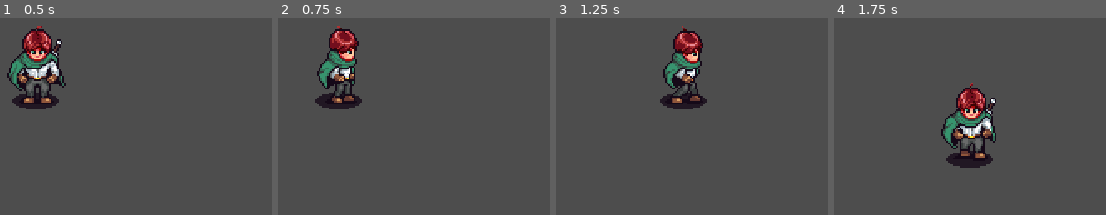
Above: before the commit, frames 1-4 (left to right).
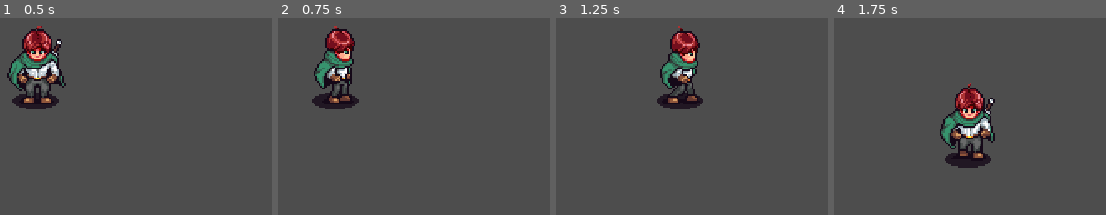
Above: after the commit, the same moments.

Repository: robgriffin247/michael_games_tutorial
Game: Godot game, scene res://playground.tscn
Two runs of this game, one before a commit and one after it. Both use one fixed random seed, a clock stepped at 60 frames per second and the inputs below.
Inputs:
- Up to frame 1 (0.5 s): no input
- Up to frame 2 (0.75 s): tap Enter at 0.5 s; hold Right (right) from 0.53 s (still down)
- Up to frame 3 (1.25 s): keep holding Right (right)
- Up to frame 4 (1.75 s): release Right (right) at 1.28 s; hold Down (down) from 1.28 s (still down)

Frame 1 is identical in both runs. In frame 2, 3.4% of the frame differs, in the area x 12-31%, y 4-47%; in frame 3, 3.3%; in frame 4, 3.7%, in the area x 38-60%, y 32-77%.

Commit message:
part 3 - player state machine for walk and idle added

Diff:
--- a/player/scenes/player.tscn
+++ b/player/scenes/player.tscn
@@ -1,10 +1,28 @@
-[gd_scene load_steps=12 format=3 uid="uid://b61fsyov1dmnu"]
+[gd_scene load_steps=15 format=3 uid="uid://b61fsyov1dmnu"]
 
 [ext_resource type="Script" path="res://player/scripts/player.gd" id="1_c34kv"]
 [ext_resource type="Texture2D" uid="uid://yadoa2shmlrx" path="res://player/sprites/ExamplePlayerSprite.png" id="1_n2tm2"]
+[ext_resource type="Script" path="res://player/scripts/player_state_machine.gd" id="3_2opom"]
+[ext_resource type="Script" path="res://player/scripts/state_idle.gd" id="4_7ab88"]
+[ext_resource type="Script" path="res://player/scripts/state_walk.gd" id="5_i1400"]
 
 [sub_resource type="CapsuleShape2D" id="CapsuleShape2D_3rdca"]
 height = 38.0
+
+[sub_resource type="Animation" id="Animation_oenpa"]
+length = 0.001
+tracks/0/type = "value"
+tracks/0/imported = false
+tracks/0/enabled = true
+tracks/0/path = NodePath("Sprite2D:frame")
+tracks/0/interp = 1
+tracks/0/loop_wrap = true
+tracks/0/keys = {
+"times": PackedFloat32Array(0),
+"transitions": PackedFloat32Array(1),
+"update": 1,
+"values": [0]
+}
 
 [sub_resource type="Animation" id="Animation_l6q1t"]
 resource_name = "idle_down"
@@ -23,8 +41,10 @@
 "values": [0, 1, 2]
 }
 
-[sub_resource type="Animation" id="Animation_oenpa"]
-length = 0.001
+[sub_resource type="Animation" id="Animation_a1yrf"]
+resource_name = "idle_side"
+length = 0.4
+loop_mode = 2
 tracks/0/type = "value"
 tracks/0/imported = false
 tracks/0/enabled = true
@@ -32,10 +52,10 @@
 tracks/0/interp = 1
 tracks/0/loop_wrap = true
 tracks/0/keys = {
-"times": PackedFloat32Array(0),
-"transitions": PackedFloat32Array(1),
+"times": PackedFloat32Array(0, 0.2, 0.4),
+"transitions": PackedFloat32Array(1, 1, 1),
 "update": 1,
-"values": [0]
+"values": [14, 15, 16]
 }
 
 [sub_resource type="Animation" id="Animation_a30mb"]
@@ -55,23 +75,6 @@
 "values": [7, 8, 9]
 }
 
-[sub_resource type="Animation" id="Animation_a1yrf"]
-resource_name = "idle_side"
-length = 0.4
-loop_mode = 2
-tracks/0/type = "value"
-tracks/0/imported = false
-tracks/0/enabled = true
-tracks/0/path = NodePath("Sprite2D:frame")
-tracks/0/interp = 1
-tracks/0/loop_wrap = true
-tracks/0/keys = {
-"times": PackedFloat32Array(0, 0.2, 0.4),
-"transitions": PackedFloat32Array(1, 1, 1),
-"update": 1,
-"values": [14, 15, 16]
-}
-
 [sub_resource type="Animation" id="Animation_hr6ul"]
 resource_name = "walk_down"
 length = 0.3
@@ -89,6 +92,23 @@
 "values": [3, 4, 5, 6]
 }
 
+[sub_resource type="Animation" id="Animation_et31c"]
+resource_name = "walk_side"
+length = 0.3
+loop_mode = 2
+tracks/0/type = "value"
+tracks/0/imported = false
+tracks/0/enabled = true
+tracks/0/path = NodePath("Sprite2D:frame")
+tracks/0/interp = 1
+tracks/0/loop_wrap = true
+tracks/0/keys = {
+"times": PackedFloat32Array(0, 0.1, 0.2, 0.3),
+"transitions": PackedFloat32Array(1, 1, 1, 1),
+"update": 1,
+"values": [17, 18, 19, 20]
+}
+
 [sub_resource type="Animation" id="Animation_mlfuc"]
 resource_name = "walk_up"
 length = 0.3
@@ -104,23 +124,6 @@
 "transitions": PackedFloat32Array(1, 1, 1, 1),
 "update": 1,
 "values": [10, 11, 12, 13]
-}
-
-[sub_resource type="Animation" id="Animation_et31c"]
-resource_name = "walk_side"
-length = 0.3
-loop_mode = 2
-tracks/0/type = "value"
-tracks/0/imported = false
-tracks/0/enabled = true
-tracks/0/path = NodePath("Sprite2D:frame")
-tracks/0/interp = 1
-tracks/0/loop_wrap = true
-tracks/0/keys = {
-"times": PackedFloat32Array(0, 0.1, 0.2, 0.3),
-"transitions": PackedFloat32Array(1, 1, 1, 1),
-"update": 1,
-"values": [17, 18, 19, 20]
 }
 
 [sub_resource type="AnimationLibrary" id="AnimationLibrary_qg7d3"]
@@ -151,3 +154,12 @@
 "": SubResource("AnimationLibrary_qg7d3")
 }
 autoplay = "idle_down"
+
+[node name="StateMachine" type="Node" parent="."]
+script = ExtResource("3_2opom")
+
+[node name="Idle" type="Node" parent="StateMachine"]
+script = ExtResource("4_7ab88")
+
+[node name="Walk" type="Node" parent="StateMachine"]
+script = ExtResource("5_i1400")
--- a/player/scripts/player.gd
+++ b/player/scripts/player.gd
@@ -2,27 +2,22 @@
 
 var cardinal_direction: Vector2 = Vector2.DOWN
 var direction: Vector2 = Vector2.ZERO
-var move_speed: float = 80.0
-var state: String = "idle"
 
 
 @onready var animation_player: AnimationPlayer = $AnimationPlayer
 @onready var sprite: Sprite2D = $Sprite2D
+@onready var state_machine: PlayerStateMachine = $StateMachine
 
 
 func _ready() -> void:
-	pass
+	state_machine.initialize(self)
 
 
 func _process(delta: float) -> void:
 
+	# Calculate direction
 	direction.x = Input.get_action_strength("right") - Input.get_action_strength("left")
 	direction.y = Input.get_action_strength("down") - Input.get_action_strength("up")
-
-	velocity = move_speed * direction.normalized()
-
-	if set_state() or set_direction():
-		update_animation()
 
 
 func _physics_process(delta: float) -> void:
@@ -50,16 +45,7 @@
 	return true
 
 
-func set_state() -> bool:
-	var new_state: String = "idle" if direction == Vector2.ZERO else "walk"
-	if new_state == state:
-		return false
-
-	state = new_state
-	return true
-
-
-func update_animation() -> void:
+func update_animation(state: String) -> void:
 	animation_player.play(state + "_" + animation_direction())
 
 
--- /dev/null
+++ b/player/scripts/player_state_machine.gd
@@ -0,0 +1,51 @@
+class_name PlayerStateMachine extends Node
+
+
+var states: Array[State]
+var previous_state: State
+var current_state: State
+
+func _ready() -> void:
+	process_mode = Node.PROCESS_MODE_DISABLED
+
+func _process(delta: float) -> void:
+	change_state(current_state.process(delta))
+
+
+func _physics_process(delta: float) -> void:
+	change_state(current_state.physics(delta))
+
+
+func _unhandled_input(event: InputEvent) -> void:
+	change_state(current_state.handle_input(event))
+
+
+func initialize( _player: Player ) -> void:
+	states = []
+
+	for child in get_children():
+		if child is State:
+			states.append(child)
+
+
+	if states.size() > 0:
+		states[0].player = _player
+		change_state( states[0] )
+		process_mode = Node.PROCESS_MODE_INHERIT
+
+
+# This function changes the state
+func change_state(new_state: State) -> void:
+
+	# If no new state passed into function
+	if new_state == null:
+		return
+
+	# If there is a new state, then we need to exit the current
+	if current_state: # Prevent error on first run
+		current_state.exit()
+
+	previous_state = current_state
+	current_state = new_state
+
+	current_state.enter()
--- /dev/null
+++ b/player/scripts/state.gd
@@ -0,0 +1,29 @@
+class_name State extends Node
+
+static var player: Player
+
+func _ready() -> void:
+	pass
+
+
+# What happens when player enters/exits this state
+func enter() -> void:
+	pass
+
+
+func exit() -> void:
+	pass
+
+
+# What ahappens with frames/ticks in this state
+func process( delta ) -> State:
+	return null
+
+
+func physics( delta ) -> State:
+	return null
+
+
+# What happens with inputs in this state
+func handle_input( delta ) -> State:
+	return null
--- /dev/null
+++ b/player/scripts/state_idle.gd
@@ -0,0 +1,30 @@
+class_name StateIdle extends State
+
+@onready var walk: StateWalk = $"../Walk"
+
+# What happens when player enters/exits this state
+func enter() -> void:
+	player.update_animation("idle")
+
+
+func exit() -> void:
+	pass
+
+
+# What ahappens with frames/ticks in this state
+func process( delta ) -> State:
+	if player.direction != Vector2.ZERO:
+		return walk
+
+	player.velocity = Vector2.ZERO
+	return null
+
+
+
+func physics( delta ) -> State:
+	return null
+
+
+# What happens with inputs in this state
+func handle_input( delta ) -> State:
+	return null
--- /dev/null
+++ b/player/scripts/state_walk.gd
@@ -0,0 +1,36 @@
+class_name StateWalk extends State
+
+@export var walk_speed: float = 80.0
+@onready var idle: State = $"../Idle"
+
+
+# What happens when player enters/exits this state
+func enter() -> void:
+	player.update_animation("walk")
+
+
+func exit() -> void:
+	pass
+
+
+# What ahappens with frames/ticks in this state
+func process( delta ) -> State:
+	if player.direction == Vector2.ZERO:
+		return idle
+
+	player.velocity = player.direction.normalized() * walk_speed
+
+	if player.set_direction():
+		player.update_animation("walk")
+
+	return null
+
+
+
+func physics( delta ) -> State:
+	return null
+
+
+# What happens with inputs in this state
+func handle_input( delta ) -> State:
+	return null
